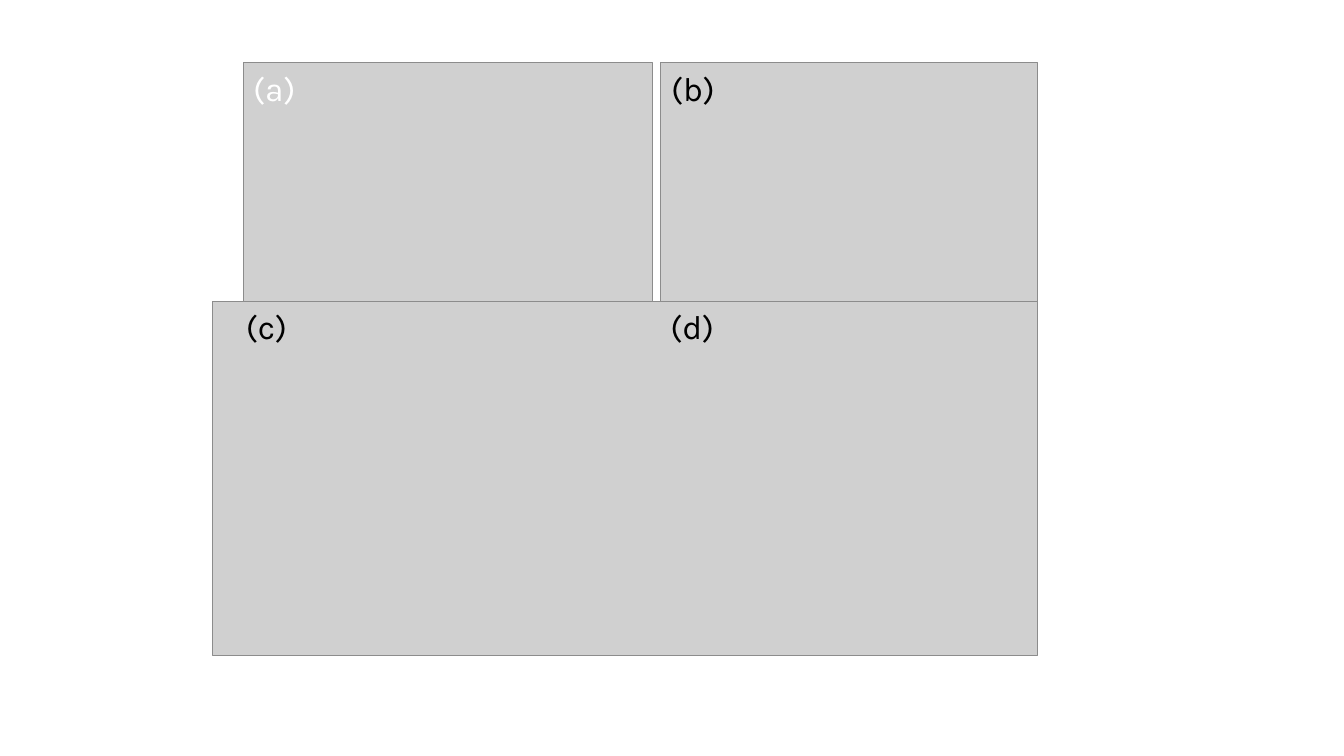
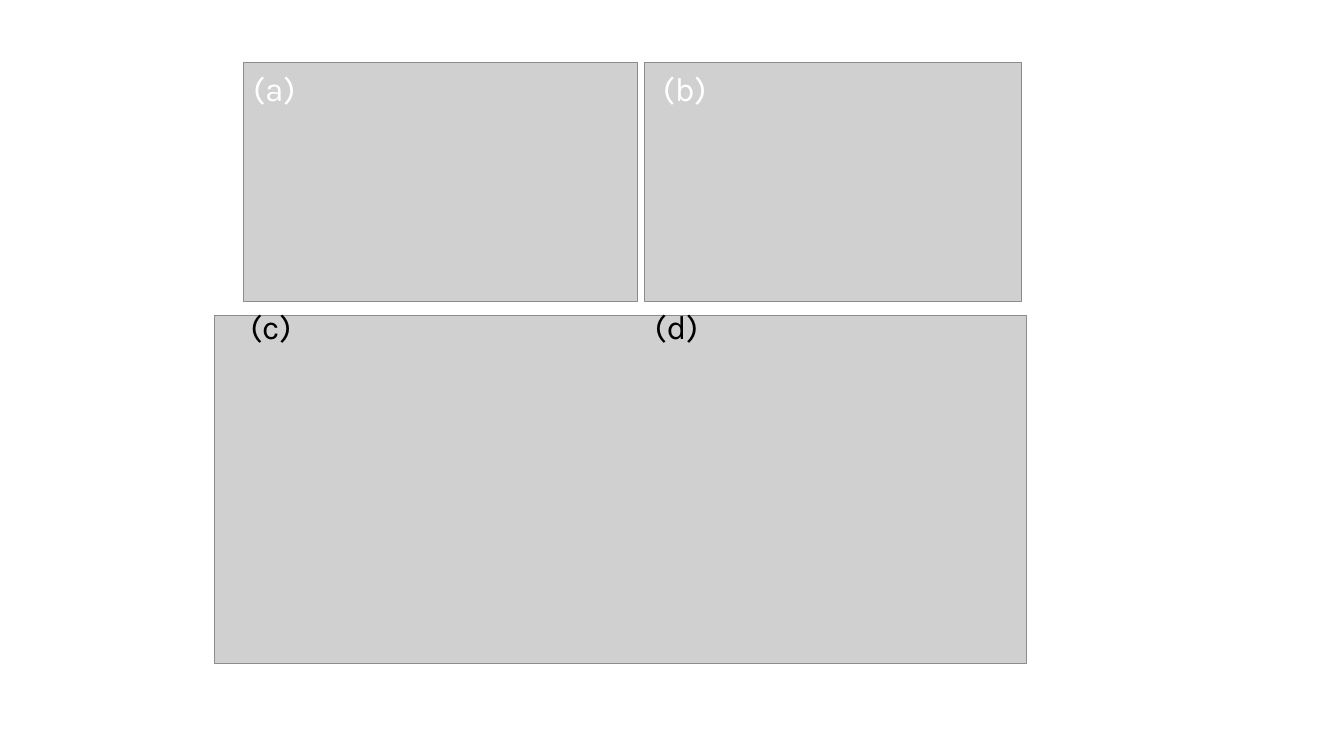
Before and after one commit to nicole-hucke/tauc_plots, a slide deck: slide 1 of figure2/figure2_prelim.pptx. Drawn at 1344x756 pixels with LibreOffice and Linux fonts; fonts in the diff are those of the drawing; grey boxes stand for pictures. Boxes give left, top, right and bottom in pixels: in the first picture for what was removed or moved away, otherwise in the second. Text is boxed around its words. In the diff, an @@ line names an element or a change of style, - is before the commit and + after.

```diff
--- a/figure2/figure2_prelim.pptx
+++ b/figure2/figure2_prelim.pptx
@@ picture: place and size @@
-picture at <box>243,63,652,301</box>
+picture at <box>243,63,637,301</box>
@@ picture: place and size @@
-picture at <box>660,63,1037,301</box>
+picture at <box>645,63,1022,301</box>
@@ text "(b)": place and size @@
-text "(b)" at <box>671,76,715,105</box>
+text "(b)" at <box>663,77,707,104</box>
@@ text "(b)" at <box>663,77,707,104</box>: text colour #000000 to #FFFFFF @@
@@ picture: place and size @@
-picture at <box>212,301,1037,655</box>
+picture at <box>215,316,1027,663</box>
@@ text "(c)" rewrapped from <box>246,315,287,343</box> to <box>250,309,291,343</box> @@
@@ text "(d)" rewrapped from <box>670,314,714,343</box> to <box>655,309,699,343</box> @@
```
Also in this commit, not shown: 2 other files.
